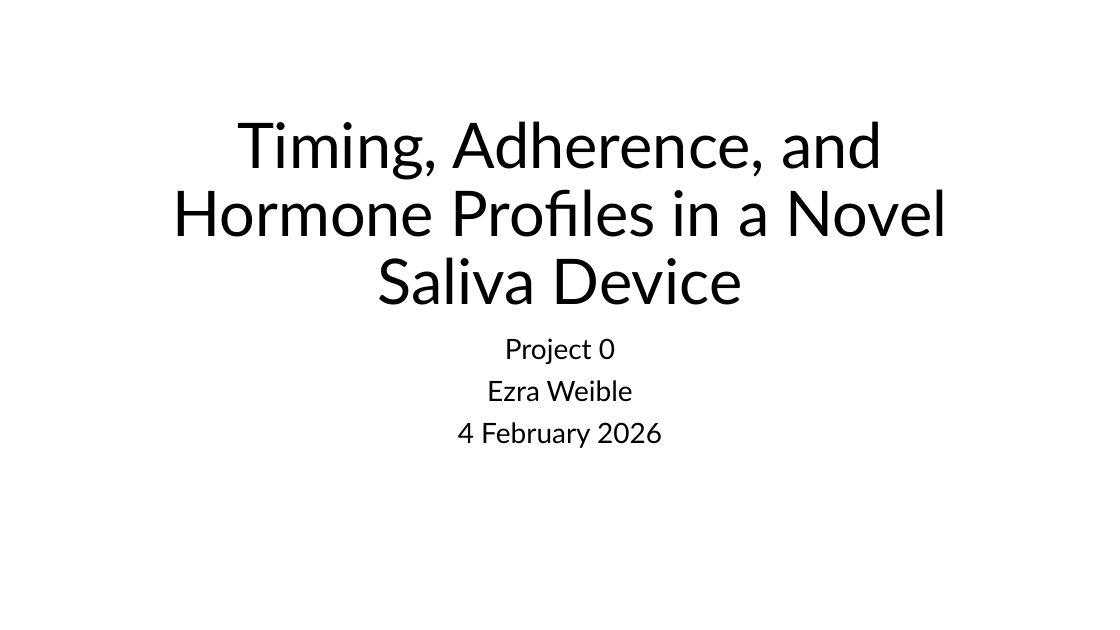
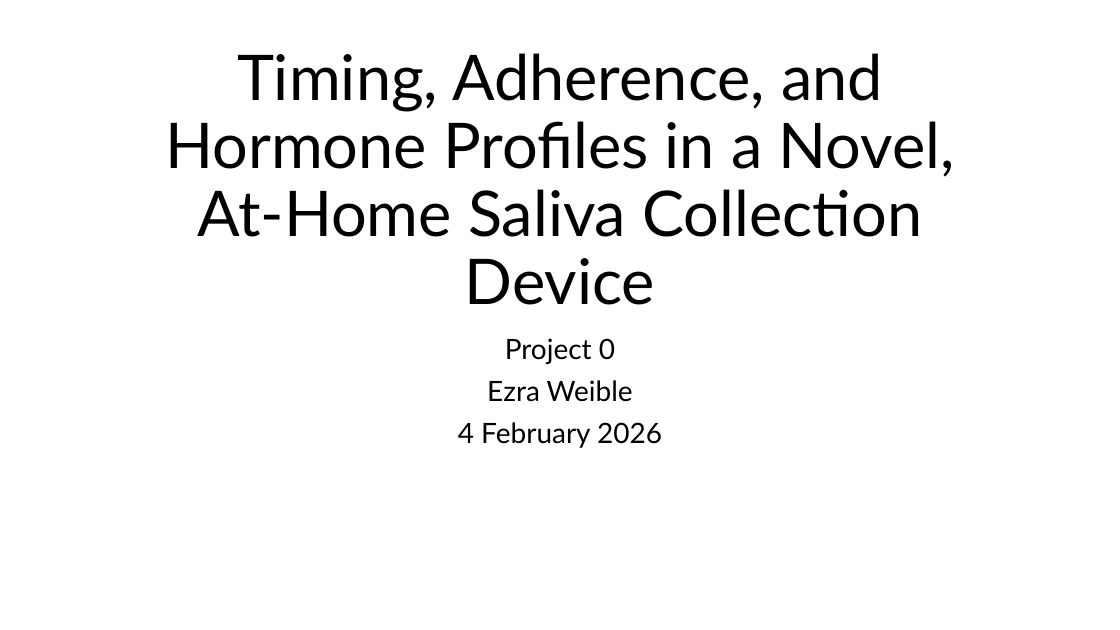
Before and after one commit to eweible/BIOS6624, a slide deck: slide 1 of P0/Dissemination/P0_Presentation.pptx. Drawn at 1120x630 pixels with LibreOffice and Linux fonts; fonts in the diff are those of the drawing. Boxes give left, top, right and bottom in pixels: in the first picture for what was removed or moved away, otherwise in the second. Text is boxed around its words. In the diff, an @@ line names an element or a change of style, - is before the commit and + after.

```diff
--- a/P0/Dissemination/P0_Presentation.pptx
+++ b/P0/Dissemination/P0_Presentation.pptx
@@ title at box(165, 53, 955, 305): text changed @@
-Timing, Adherence, and Hormone Profiles in a Novel Saliva Device
+Timing, Adherence, and Hormone Profiles in a Novel, At-Home Saliva Collection Device
```
Also in this commit, not shown: 4 other slides changed, 2 other files.
